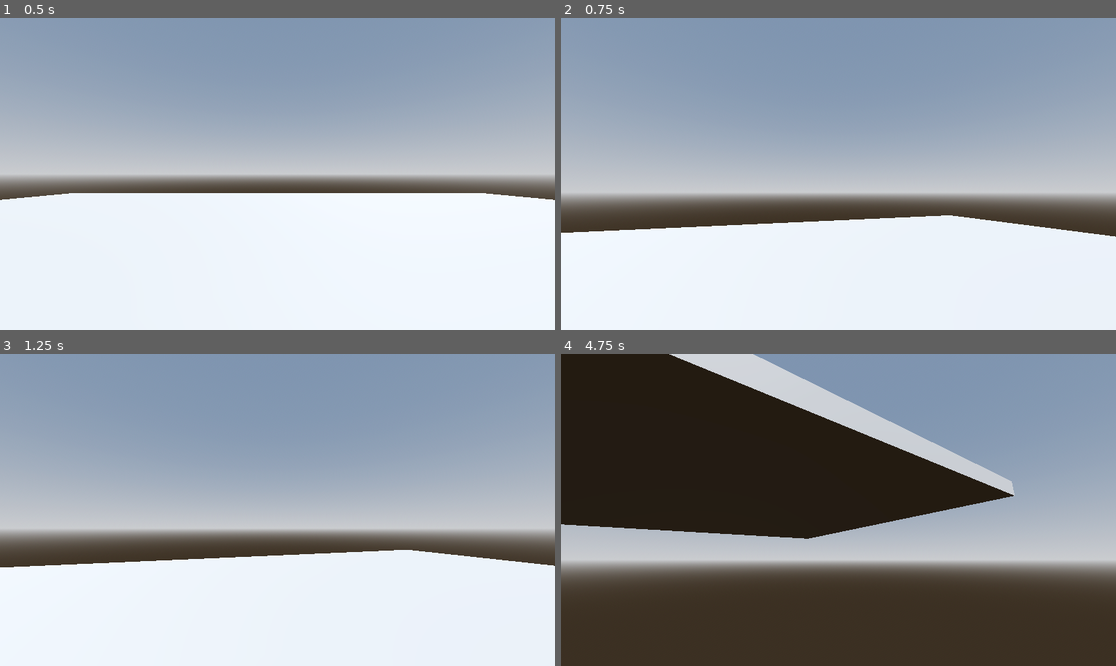
Above: before the commit, frames 1-4 (two rows, left to right).
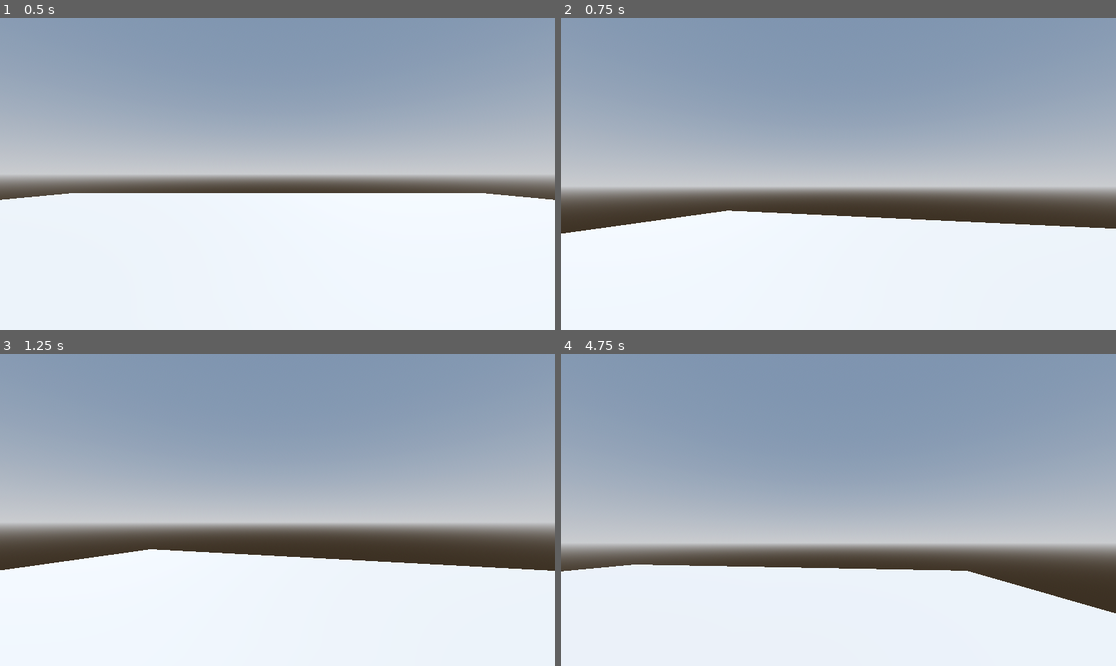
Above: after the commit, the same moments.

Repository: nidofir/ThePerfectPump
Game: Godot game, scene res://Scenes/3D Level.tscn
Two runs of this game, one before a commit and one after it. Both use one fixed random seed, a clock stepped at 60 frames per second and the inputs below. This scene is started directly instead of the project's main scene.
Inputs (mouse positions are in pixels of both pictures, inside the frame that each line leads up to):
- Up to frame 1 (0.5 s): no input
- Up to frame 2 (0.75 s): tap Enter (ui_accept) at 0.5 s; move the mouse to (866, 174) at 0.52 s; hold Up (ui_up) from 0.53 s (still down)
- Up to frame 3 (1.25 s): keep holding Up (ui_up); tap Enter (ui_accept) at 0.77 s
- Up to frame 4 (4.75 s): keep holding Up (ui_up); move the mouse to (810, 510) at 1.27 s; tap Enter (ui_accept) at 1.52, 3.02, 3.77, 4.52 s; move the mouse to (849, 503) at 2.02 s; move the mouse to (832, 516) at 2.77 s; move the mouse to (877, 513) at 3.52 s; move the mouse to (794, 506) at 4.27 s

Frame 1 is identical in both runs. In frame 2, 7.1% of the frame differs, in the area x 0-100%, y 54-71%; in frame 3, 7.5%; in frame 4, 73%, in the area x 0-100%, y 0-100%.

Commit message:
player movement
bound player movement to "wasd" and "left" "right" "up" "down" keys. bound direction of movement to camera rotation so player moves in direction they are facing

Diff:
--- a/the-perfect-pump/Scripts/player.gd
+++ b/the-perfect-pump/Scripts/player.gd
@@ -3,7 +3,7 @@
 
 const SPEED = 5.0
 const JUMP_VELOCITY = 4.5
-const SENSITIVITY = 0.03
+const SENSITIVITY = 0.02
 
 var gravity = 9.8
 
@@ -37,8 +37,8 @@
 
 	# Get the input direction and handle the movement/deceleration.
 	# As good practice, you should replace UI actions with custom gameplay actions.
-	var input_dir := Input.get_vector("ui_left", "ui_right", "ui_up", "ui_down")
-	var direction := (transform.basis * Vector3(input_dir.x, 0, input_dir.y)).normalized()
+	var input_dir := Input.get_vector("left", "right", "forward", "back")
+	var direction := (head.transform.basis * Vector3(input_dir.x, 0, input_dir.y)).normalized()
 	if direction:
 		velocity.x = direction.x * SPEED
 		velocity.z = direction.z * SPEED
--- a/the-perfect-pump/project.godot
+++ b/the-perfect-pump/project.godot
@@ -15,6 +15,33 @@
 config/features=PackedStringArray("4.6", "Mobile")
 config/icon="res://icon.svg"
 
+[input]
+
+left={
+"deadzone": 0.2,
+"events": [Object(InputEventKey,"resource_local_to_scene":false,"resource_name":"","device":-1,"window_id":0,"alt_pressed":false,"shift_pressed":false,"ctrl_pressed":false,"meta_pressed":false,"pressed":false,"keycode":0,"physical_keycode":65,"key_label":0,"unicode":97,"location":0,"echo":false,"script":null)
+, Object(InputEventKey,"resource_local_to_scene":false,"resource_name":"","device":-1,"window_id":0,"alt_pressed":false,"shift_pressed":false,"ctrl_pressed":false,"meta_pressed":false,"pressed":false,"keycode":0,"physical_keycode":4194319,"key_label":0,"unicode":0,"location":0,"echo":false,"script":null)
+]
+}
+right={
+"deadzone": 0.2,
+"events": [Object(InputEventKey,"resource_local_to_scene":false,"resource_name":"","device":-1,"window_id":0,"alt_pressed":false,"shift_pressed":false,"ctrl_pressed":false,"meta_pressed":false,"pressed":false,"keycode":0,"physical_keycode":68,"key_label":0,"unicode":100,"location":0,"echo":false,"script":null)
+, Object(InputEventKey,"resource_local_to_scene":false,"resource_name":"","device":-1,"window_id":0,"alt_pressed":false,"shift_pressed":false,"ctrl_pressed":false,"meta_pressed":false,"pressed":false,"keycode":0,"physical_keycode":4194321,"key_label":0,"unicode":0,"location":0,"echo":false,"script":null)
+]
+}
+forward={
+"deadzone": 0.2,
+"events": [Object(InputEventKey,"resource_local_to_scene":false,"resource_name":"","device":-1,"window_id":0,"alt_pressed":false,"shift_pressed":false,"ctrl_pressed":false,"meta_pressed":false,"pressed":false,"keycode":0,"physical_keycode":87,"key_label":0,"unicode":119,"location":0,"echo":false,"script":null)
+, Object(InputEventKey,"resource_local_to_scene":false,"resource_name":"","device":-1,"window_id":0,"alt_pressed":false,"shift_pressed":false,"ctrl_pressed":false,"meta_pressed":false,"pressed":false,"keycode":0,"physical_keycode":4194320,"key_label":0,"unicode":0,"location":0,"echo":false,"script":null)
+]
+}
+back={
+"deadzone": 0.2,
+"events": [Object(InputEventKey,"resource_local_to_scene":false,"resource_name":"","device":-1,"window_id":0,"alt_pressed":false,"shift_pressed":false,"ctrl_pressed":false,"meta_pressed":false,"pressed":false,"keycode":0,"physical_keycode":83,"key_label":0,"unicode":115,"location":0,"echo":false,"script":null)
+, Object(InputEventKey,"resource_local_to_scene":false,"resource_name":"","device":-1,"window_id":0,"alt_pressed":false,"shift_pressed":false,"ctrl_pressed":false,"meta_pressed":false,"pressed":false,"keycode":0,"physical_keycode":4194322,"key_label":0,"unicode":0,"location":0,"echo":false,"script":null)
+]
+}
+
 [rendering]
 
 rendering_device/driver.windows="d3d12"
